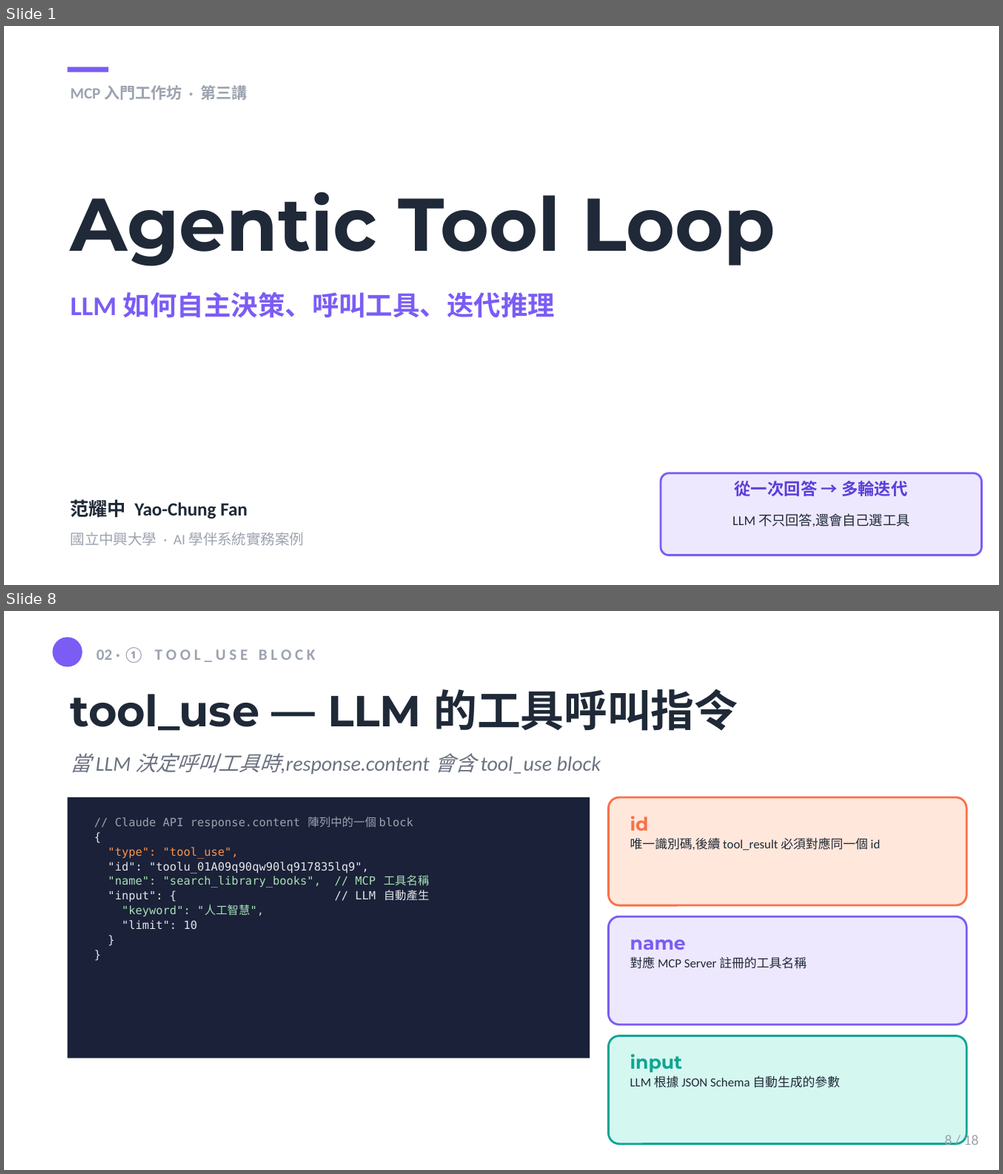
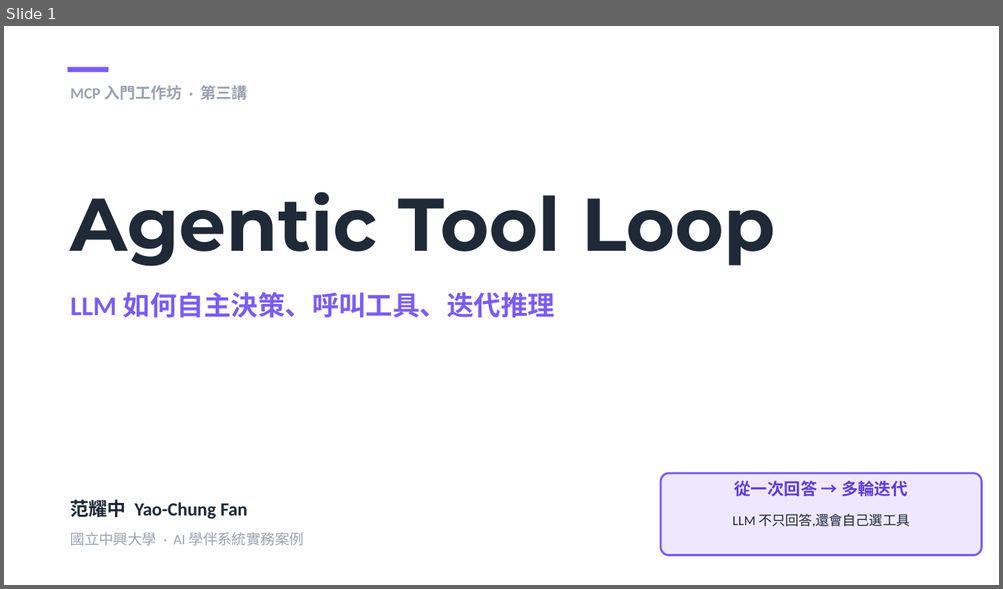
Before and after one commit to mjib007/nchu-mcp-workshop-2026, a slide deck: 03-agentic-tool-loop.pptx. Shown one above the other, each under a label of ours: slides 1 and 8 before the commit, slide 1 after it; the slides between them are not shown. The pictures are 1003x1174 and 1003x589 pixels, drawn with LibreOffice and Linux fonts; fonts in the diff are those of the drawing. Boxes give left, top, right and bottom in pixels: in the first picture for what was removed or moved away, otherwise in the second. Text is boxed around its words. In the diff, an @@ line names an element or a change of style, - is before the commit and + after.

```diff
--- a/03-agentic-tool-loop.pptx
+++ b/03-agentic-tool-loop.pptx
@@ slide 8 removed at (4,611,999,1170), background #FFFFFF @@
@@ rectangle removed at (4,611,999,1170) @@
@@ ellipse removed at (53,637,82,667) @@
@@ text removed at (96,647,316,663) @@
-02 · ① T O O L _ U S E B L O C K
@@ text removed at (71,689,738,731) @@
-tool_use — LLM 的工具呼叫指令
@@ text removed at (71,753,601,775) @@
-當 LLM 決定呼叫工具時,response.content 會含 tool_use block
@@ rectangle removed at (68,798,590,1059) @@
@@ rounded rectangle removed at (608,798,966,906) @@
@@ text removed at (108,817,430,929) @@
-// Claude API response.content 陣列中的一個 block
-{
-"type": "tool_use",
-"id": "toolu_01A09q90qw90lq917835lq9",
-"name": "search_library_books", // MCP 工具名稱
-"input": { // LLM 自動產生
-"keyword": "人工智慧",
-"limit": 10
-}
-}
@@ text removed at (630,816,649,831) @@
-id
@@ text removed at (630,837,880,851) @@
-唯一識別碼,後續 tool_result 必須對應同一個 id
@@ rounded rectangle removed at (608,917,966,1025) @@
@@ text removed at (630,940,686,950) @@
-name
@@ text removed at (630,957,806,969) @@
-對應 MCP Server 註冊的工具名稱
@@ rounded rectangle removed at (608,1037,966,1145) @@
@@ text removed at (630,1054,682,1073) @@
-input
@@ text removed at (630,1076,839,1088) @@
-LLM 根據 JSON Schema 自動生成的參數
@@ text removed at (945,1133,979,1149) @@
-8 / 18
```
Also in this commit, not shown: 5 slides changed, 2 slides added, 11 other slides removed, 1 other file.
